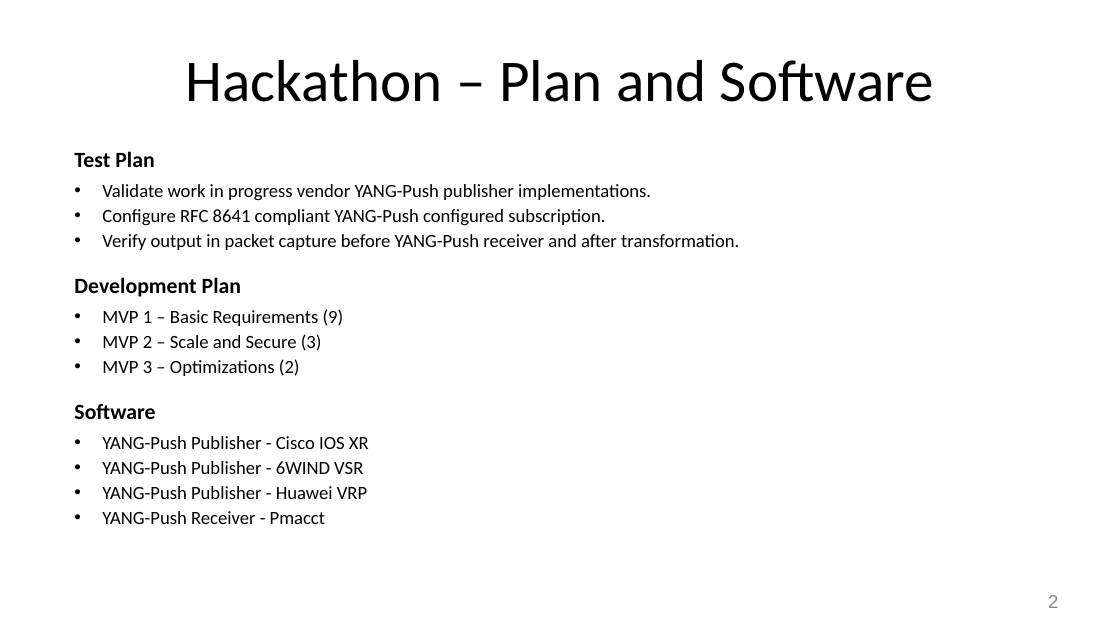
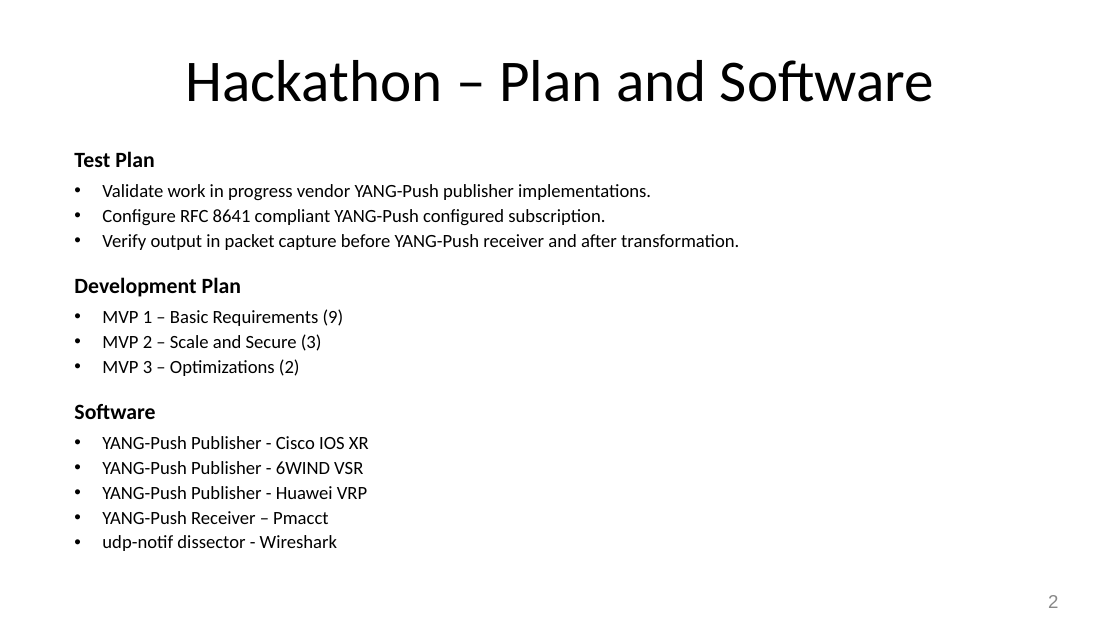
Before and after one commit to network-analytics/ietf-network-analytics-document-status, a slide deck: slide 2 of 121/Hackathon/ietf-121-hackathon-validate-yang-push-publisher.pptx. Drawn at 1120x630 pixels with LibreOffice and Linux fonts; fonts in the diff are those of the drawing. Boxes give left, top, right and bottom in pixels: in the first picture for what was removed or moved away, otherwise in the second. Text is boxed around its words. In the diff, an @@ line names an element or a change of style, - is before the commit and + after.

```diff
--- a/121/Hackathon/ietf-121-hackathon-validate-yang-push-publisher.pptx
+++ b/121/Hackathon/ietf-121-hackathon-validate-yang-push-publisher.pptx
@@ text at [102,511,337,551]: text changed @@
-• YANG-Push Receiver - Pmacct
+• YANG-Push Receiver – Pmacct
+• udp-notif dissector - Wireshark
```
Also in this commit, not shown: 4 other slides changed, 1 slide added, 1 slide removed, 3 other files.
